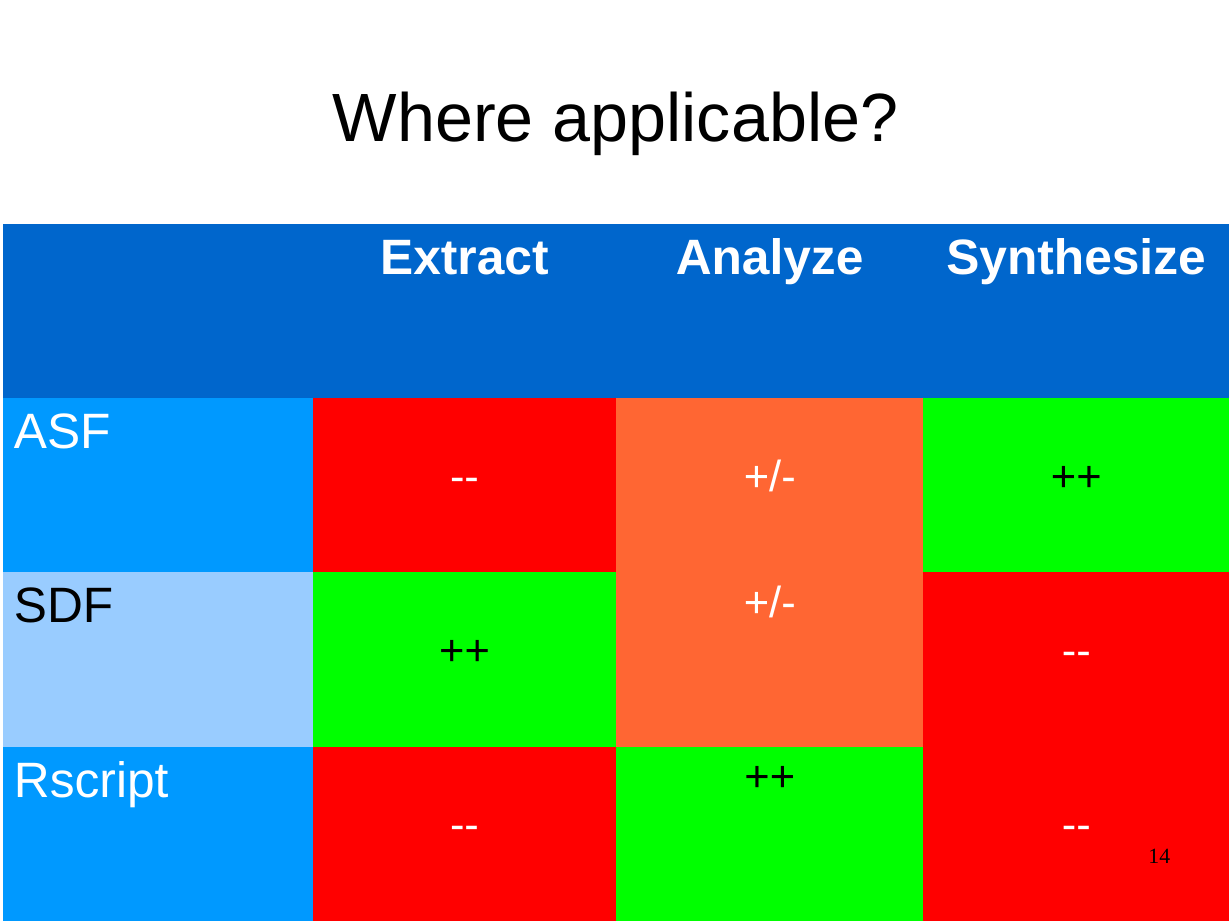
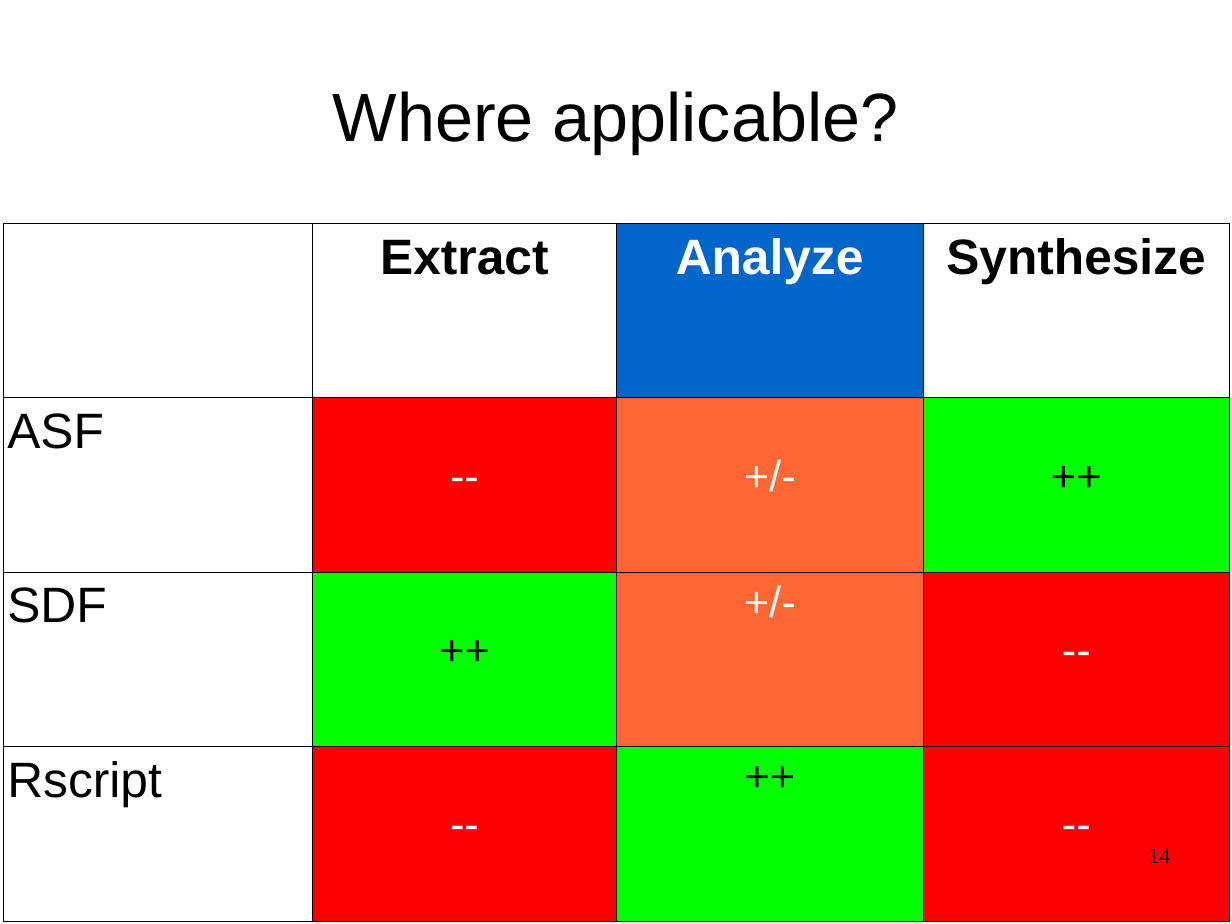
Before and after one commit to cwi-swat/meta-environment, a slide deck: slide 14 of meta-doc/analysis/rascal-slides/rascal-slides.odp. Drawn at 1232x924 pixels with LibreOffice and Linux fonts; fonts in the diff are those of the drawing; background and template pictures are left out. Boxes give left, top, right and bottom in pixels: in the first picture for what was removed or moved away, otherwise in the second. Text is boxed around its words. In the diff, an @@ line names an element or a change of style, - is before the commit and + after.

```diff
--- a/meta-doc/analysis/rascal-slides/rascal-slides.odp
+++ b/meta-doc/analysis/rascal-slides/rascal-slides.odp
@@ table at <box>3,224,1231,921</box> @@
@@ fill #0066CC to none in 2 cells @@
@@ fill #0099FF to none in 2 cells @@
@@ fill #99CCFF to none in row 3, column 1 @@
@@ text colour #FFFFFF to #000000 in "Extract", "Synthesize", "ASF", "Rscript" @@
@@ borders changed @@
```
Also in this commit, not shown: 19 other slides changed, 5 slides added, 1 slide removed, 1 other file.
